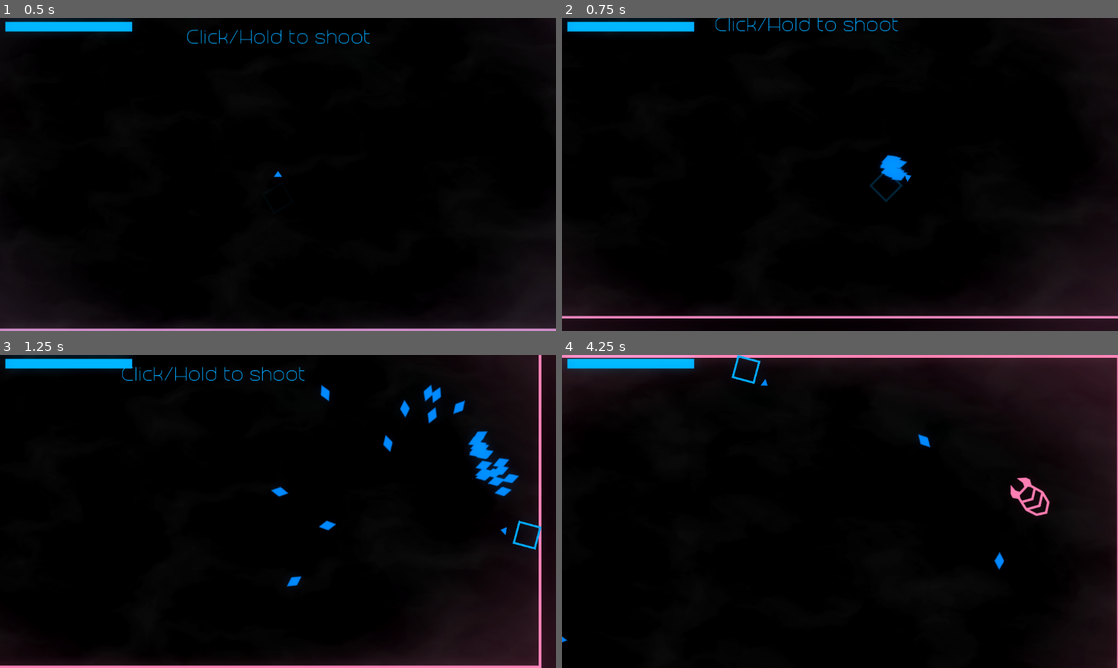
Above: before the commit, frames 1-4 (two rows, left to right).
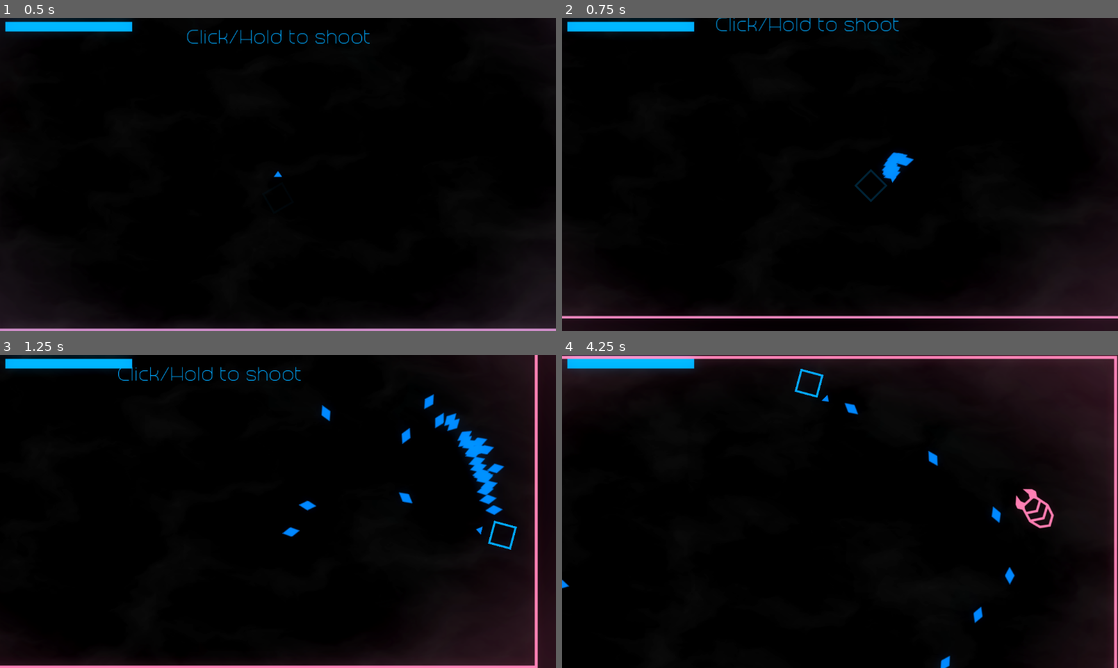
Above: after the commit, the same moments.

Repository: ArandomPsi/campfirejamthingy
Game: Godot game, scene res://scenes/testmap.tscn
The game is run twice, just before and just after one commit, with the same random seed, the same clock (stepped at 60 frames per second) and the same inputs. The project has no main scene, so this scene is started directly.
Inputs (mouse positions are in pixels of both pictures, inside the frame that each line leads up to):
- Up to frame 1 (0.5 s): no input
- Up to frame 2 (0.75 s): move the mouse to (962, 158) at 0.52 s; press the mouse at (962, 158) at 0.53 s; hold D (right) from 0.53 s (still down)
- Up to frame 3 (1.25 s): keep holding D (right)
- Up to frame 4 (4.25 s): move the mouse to (728, 527) at 1.27 s; release D (right) at 1.28 s; release the mouse at (728, 527) at 1.28 s; hold S (down) 1.28-2.03 s; click (728, 527) at 1.35 s; move the mouse to (895, 442) at 2.02 s; press the mouse at (895, 442) at 2.03 s; hold D (right) 2.03-2.78 s; move the mouse to (812, 574) at 2.77 s; release the mouse at (812, 574) at 2.78 s; hold W (up) 2.78-3.53 s; click (812, 574) at 2.85 s; move the mouse to (1006, 558) at 3.52 s; press the mouse at (1006, 558) at 3.53 s; hold A (left) from 3.53 s (still down)

Frame 1 is identical in both runs. In frame 2, 0.8% of the frame differs, in the area x 27-64%, y 0-59%; in frame 3, 4.1%, in the area x 21-98%, y 0-100%; in frame 4, 3.0%.

Commit message:
temptitle
don't touch title stuff

Diff:
--- /dev/null
+++ b/assets/ps5.svg
@@ -0,0 +1 @@
+<svg version="1.1" xmlns="http://www.w3.org/2000/svg" xmlns:xlink="http://www.w3.org/1999/xlink" width="218.74134" height="41.56675" viewBox="0,0,218.74134,41.56675"><g transform="translate(-127.90651,-156.49222)"><g stroke="#434343" stroke-width="5" stroke-miterlimit="10"><path d="M130.40651,195.55897v-26.45025l12.94198,-10.11333l188.19311,0.69241l12.60625,9.42092v26.45025z" fill="#5c5c5c" stroke-linecap="butt"/><path d="M141.01464,185.30836h84.21292" fill="none" stroke-linecap="round"/><path d="M132.26272,169.5549h211.4075" fill="none" stroke-linecap="round"/></g></g></svg><!--rotationCenter:112.09349179297172:23.507778545944916-->
--- /dev/null
+++ b/scenes/titlescreen.tscn
@@ -0,0 +1,84 @@
+[gd_scene load_steps=8 format=3 uid="uid://cjo4u26r44f27"]
+
+[ext_resource type="Texture2D" uid="uid://dm4sf3rfmvch6" path="res://assets/computer.svg" id="1_a2uic"]
+[ext_resource type="Texture2D" uid="uid://hsn02fpm2pvc" path="res://assets/ps5.svg" id="2_4rnkh"]
+[ext_resource type="FontFile" uid="uid://c80u6qswig48x" path="res://assets/TrenchThin-16R0.otf" id="3_wgnm3"]
+
+[sub_resource type="Gradient" id="Gradient_whvdv"]
+offsets = PackedFloat32Array(0, 0.995327)
+colors = PackedColorArray(1, 1, 1, 1, 1, 1, 1, 0)
+
+[sub_resource type="GradientTexture2D" id="GradientTexture2D_oed7t"]
+gradient = SubResource("Gradient_whvdv")
+fill = 1
+fill_from = Vector2(0.5, 0.5)
+fill_to = Vector2(0.8, 0.2)
+metadata/_snap_enabled = true
+
+[sub_resource type="Environment" id="Environment_83cf6"]
+background_mode = 3
+glow_enabled = true
+glow_bloom = 0.59
+glow_blend_mode = 0
+
+[sub_resource type="StyleBoxEmpty" id="StyleBoxEmpty_sgmsf"]
+
+[node name="titlescreen" type="Control"]
+layout_mode = 3
+anchors_preset = 15
+anchor_right = 1.0
+anchor_bottom = 1.0
+grow_horizontal = 2
+grow_vertical = 2
+
+[node name="ColorRect" type="ColorRect" parent="."]
+layout_mode = 1
+anchors_preset = 15
+anchor_right = 1.0
+anchor_bottom = 1.0
+grow_horizontal = 2
+grow_vertical = 2
+color = Color(1, 0.929412, 0.701961, 1)
+
+[node name="Sprite2D" type="Sprite2D" parent="."]
+position = Vector2(816, 309)
+scale = Vector2(2.83838, 2.83838)
+texture = ExtResource("1_a2uic")
+
+[node name="PointLight2D" type="PointLight2D" parent="Sprite2D"]
+modulate = Color(0.4, 1, 0.431373, 0.294118)
+position = Vector2(0, -18.1265)
+scale = Vector2(6.12144, 3.91453)
+energy = 0.32
+texture = SubResource("GradientTexture2D_oed7t")
+
+[node name="Ps5" type="Sprite2D" parent="."]
+position = Vector2(421, 552)
+scale = Vector2(3.57143, 3.57143)
+texture = ExtResource("2_4rnkh")
+
+[node name="CanvasModulate" type="CanvasModulate" parent="."]
+color = Color(0.133333, 0.133333, 0.133333, 1)
+
+[node name="WorldEnvironment" type="WorldEnvironment" parent="."]
+environment = SubResource("Environment_83cf6")
+
+[node name="Panel" type="Panel" parent="."]
+layout_mode = 0
+offset_left = 603.0
+offset_top = 86.0
+offset_right = 1030.0
+offset_bottom = 405.0
+theme_override_styles/panel = SubResource("StyleBoxEmpty_sgmsf")
+
+[node name="Label" type="Label" parent="Panel"]
+layout_mode = 1
+anchors_preset = 15
+anchor_right = 1.0
+anchor_bottom = 1.0
+grow_horizontal = 2
+grow_vertical = 2
+theme_override_colors/font_color = Color(0, 1, 0, 1)
+theme_override_fonts/font = ExtResource("3_wgnm3")
+theme_override_font_sizes/font_size = 50
+text = "EPSTEIN "
--- a/scripts/player.gd
+++ b/scripts/player.gd
@@ -1,6 +1,6 @@
 extends CharacterBody2D
 
-var speed : int = 100
+var speed : int = 80
 var friction : float = 0.8
 var movedir : Vector2
 var shotcooldown : float = 0
@@ -21,24 +21,29 @@
 
 var t : float
 
-func _process(delta):
+func _physics_process(delta):
 	global.playerpos = position
 	iframes -= 1
-	shotcooldown -= stats[2] * (60/Engine.get_frames_per_second())
+	statsstuff()
 	controls()
 	updateposition(delta)
 	$sprite.rotation_degrees += 300 * delta
 	hp = clampi(hp,0,maxhp)
 	t += delta
+
+
+func statsstuff():
+	shotcooldown -= (1 + stats[2]) * (60/Engine.get_frames_per_second())
 	if stats[1] > prev_def_stat:
 		hp = clampi(hp * stats[1],0,maxhp)
-		maxhp = base_hp * stats[1]
+		maxhp = base_hp + stats[1]*2
 		prev_def_stat = stats[1]
 		print(hp)
 		print(maxhp)
-	if stats[5] > prev_inv_stat:
-		maxiframes *= stats[5]
-		prev_inv_stat = stats[5]
+
+	maxiframes = 50 + stats[5] * 8
+
+
 
 func controls():
 	movedir = Input.get_vector("left","right","up","down").normalized()
Not shown, added: assets/ps5.svg.import
